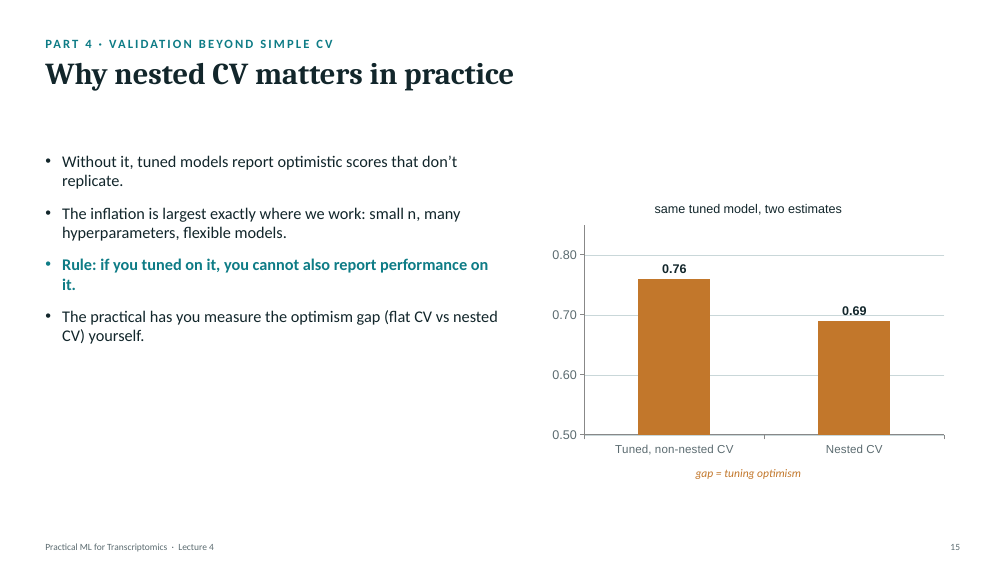
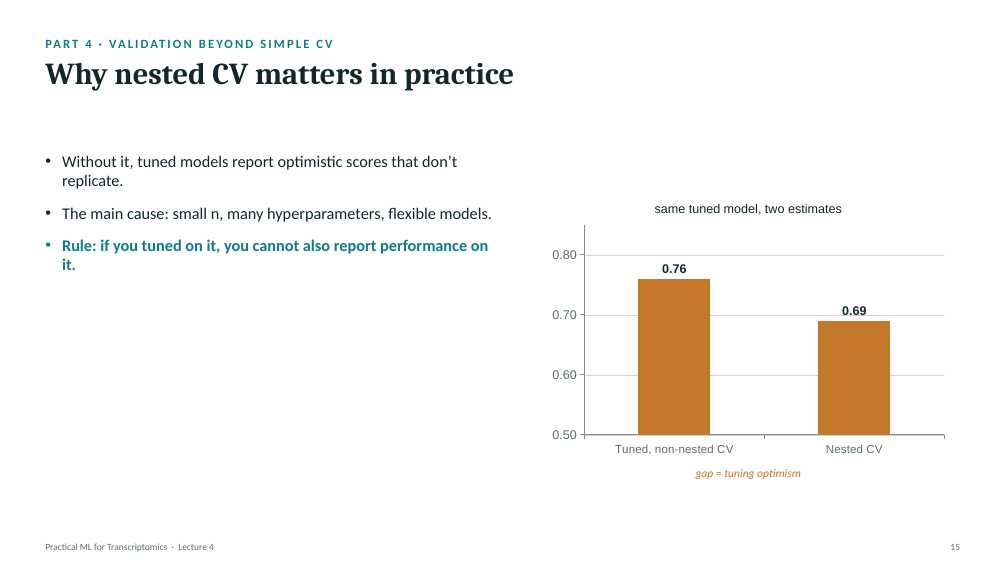
Before and after one commit to zhanyinx/ml26, a slide deck: slide 16 of lessons/lesson04_model_validation/theory/slides/Lecture4 - Model Improvement, Validation, and Interpretation.pptx (slide 15 before the commit). Drawn at 1008x567 pixels with LibreOffice and Linux fonts; fonts in the diff are those of the drawing. Boxes give left, top, right and bottom in pixels: in the first picture for what was removed or moved away, otherwise in the second. Text is boxed around its words. In the diff, an @@ line names an element or a change of style, - is before the commit and + after.

```diff
--- a/lessons/lesson04_model_validation/theory/slides/Lecture4 - Model Improvement, Validation, and Interpretation.pptx
+++ b/lessons/lesson04_model_validation/theory/slides/Lecture4 - Model Improvement, Validation, and Interpretation.pptx
@@ text at <box>62,207,492,222</box>: text changed @@
-• The inflation is largest exactly where we work: small n, many hyperparameters, flexible models.
+• The main cause: small n, many hyperparameters, flexible models.
@@ text at <box>62,310,498,344</box>: paragraph removed @@
-• The practical has you measure the optimism gap (flat CV vs nested CV) yourself.
```
Also in this commit, not shown: 18 other slides changed, 4 slides added, 4 slides removed.
